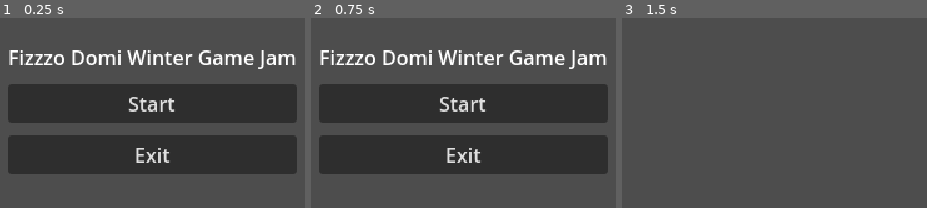
Above: before the commit, frames 1-3 (left to right).
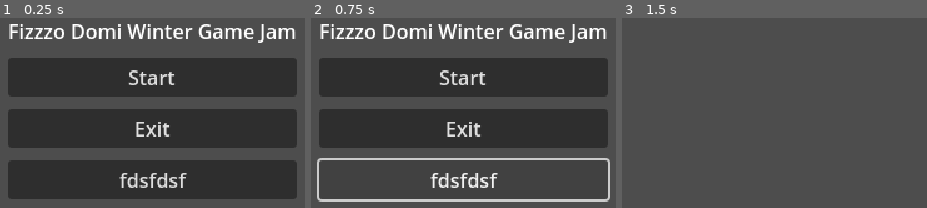
Above: after the commit, the same moments.

Repository: hostdos/WGJ25
Game: Godot game, scene res://scenes/main_menu.tscn
The game is run twice, just before and just after one commit, with the same random seed, the same clock (stepped at 60 frames per second) and the same inputs.
Inputs (mouse positions are in pixels of both pictures, inside the frame that each line leads up to):
- Up to frame 1 (0.25 s): no input
- Up to frame 2 (0.75 s): click (463, 179) at 0.5 s, where only the run after the commit has a clickable "fdsfdsf"
- Up to frame 3 (1.5 s): click "Start" at 1.25 s

The runs differ from the first frame. In frame 1, 48% of the frame differs, in the area x 2-98%, y 3-96%; in frame 2, 39%; in frame 3, nothing differs.

Commit message:
sound buttons

Diff:
--- /dev/null
+++ b/toy-box-25/default_bus_layout.tres
@@ -0,0 +1,15 @@
+[gd_resource type="AudioBusLayout" format=3 uid="uid://pd4b3kqnm0o6"]
+
+[resource]
+bus/1/name = &"Music"
+bus/1/solo = false
+bus/1/mute = false
+bus/1/bypass_fx = false
+bus/1/volume_db = 0.0
+bus/1/send = &"Master"
+bus/2/name = &"Sfx"
+bus/2/solo = false
+bus/2/mute = false
+bus/2/bypass_fx = false
+bus/2/volume_db = 0.0
+bus/2/send = &"Master"
--- a/toy-box-25/project.godot
+++ b/toy-box-25/project.godot
@@ -17,7 +17,8 @@
 
 [autoload]
 
-BackgroundMusicPlayer="*res://scenes/BackgroundMusicPlayer.tscn"
+BackgroundMusicPlayer="*res://scenes/background_music_player.tscn"
+SfxMusicPlayer="*res://scenes/sfx_music_player.tscn"
 
 [display]
 
--- /dev/null
+++ b/toy-box-25/scenes/abstracts/abstract_button.gd
@@ -0,0 +1,7 @@
+extends Button
+
+func _ready():
+	self.pressed.connect(_play_button_pressed_sound)
+
+func _play_button_pressed_sound():
+	SfxMusicPlayer.play_sound(SfxMusicPlayer.SoundType.BUTTON_CLICK)
--- /dev/null
+++ b/toy-box-25/scenes/abstracts/abstract_button.tscn
@@ -0,0 +1,6 @@
+[gd_scene load_steps=2 format=3 uid="uid://crfmmhl0m68in"]
+
+[ext_resource type="Script" uid="uid://euags5mbirph" path="res://scenes/abstracts/abstract_button.gd" id="1_6mkyd"]
+
+[node name="AbstractButton" type="Button"]
+script = ExtResource("1_6mkyd")
--- a/toy-box-25/scenes/BackgroundMusicPlayer.tscn
+++ b/toy-box-25/scenes/background_music_player.tscn
@@ -3,4 +3,5 @@
 [ext_resource type="Script" uid="uid://c1o88fs8x81pc" path="res://scenes/background_music_player.gd" id="1_0yxyo"]
 
 [node name="BackgroundMusicPlayer" type="AudioStreamPlayer"]
+bus = &"Music"
 script = ExtResource("1_0yxyo")
--- a/toy-box-25/scenes/main_menu.tscn
+++ b/toy-box-25/scenes/main_menu.tscn
@@ -1,6 +1,7 @@
-[gd_scene load_steps=2 format=3 uid="uid://b8ulhkmm1wtyp"]
+[gd_scene load_steps=3 format=3 uid="uid://b8ulhkmm1wtyp"]
 
 [ext_resource type="Script" uid="uid://dbigbnhpq3deq" path="res://scenes/main_menu.gd" id="1_l6cm7"]
+[ext_resource type="PackedScene" uid="uid://crfmmhl0m68in" path="res://scenes/abstracts/abstract_button.tscn" id="2_ekxnf"]
 
 [node name="CanvasLayer" type="CanvasLayer"]
 script = ExtResource("1_l6cm7")
@@ -27,12 +28,16 @@
 layout_mode = 2
 text = "Fizzzo Domi Winter Game Jam"
 
-[node name="StartButton" type="Button" parent="MarginContainer/VBoxContainer"]
+[node name="StartButton" parent="MarginContainer/VBoxContainer" instance=ExtResource("2_ekxnf")]
 unique_name_in_owner = true
 layout_mode = 2
 text = "Start"
 
-[node name="ExitButton" type="Button" parent="MarginContainer/VBoxContainer"]
+[node name="ExitButton" parent="MarginContainer/VBoxContainer" instance=ExtResource("2_ekxnf")]
 unique_name_in_owner = true
 layout_mode = 2
 text = "Exit"
+
+[node name="dsadsad" parent="MarginContainer/VBoxContainer" instance=ExtResource("2_ekxnf")]
+layout_mode = 2
+text = "fdsfdsf"
--- /dev/null
+++ b/toy-box-25/scenes/sfx_music_player.gd
@@ -0,0 +1,12 @@
+extends AudioStreamPlayer
+
+enum SoundType {
+	BUTTON_CLICK,
+}
+
+func play_sound(sound_type: SoundType):
+	match sound_type:
+		SoundType.BUTTON_CLICK:
+			stream = load("res://assets/sound_music/sfxpack/sfxpack_8.wav")
+	if stream != null:
+		play()
--- /dev/null
+++ b/toy-box-25/scenes/sfx_music_player.tscn
@@ -0,0 +1,7 @@
+[gd_scene load_steps=2 format=3 uid="uid://cgnxuu42knmoq"]
+
+[ext_resource type="Script" uid="uid://dr0nit3nfnpso" path="res://scenes/sfx_music_player.gd" id="1_dd6gm"]
+
+[node name="SfxMusicPlayer" type="AudioStreamPlayer"]
+bus = &"Sfx"
+script = ExtResource("1_dd6gm")
Not shown, added: toy-box-25/scenes/abstracts/abstract_button.gd.uid
Not shown, added: toy-box-25/scenes/sfx_music_player.gd.uid
